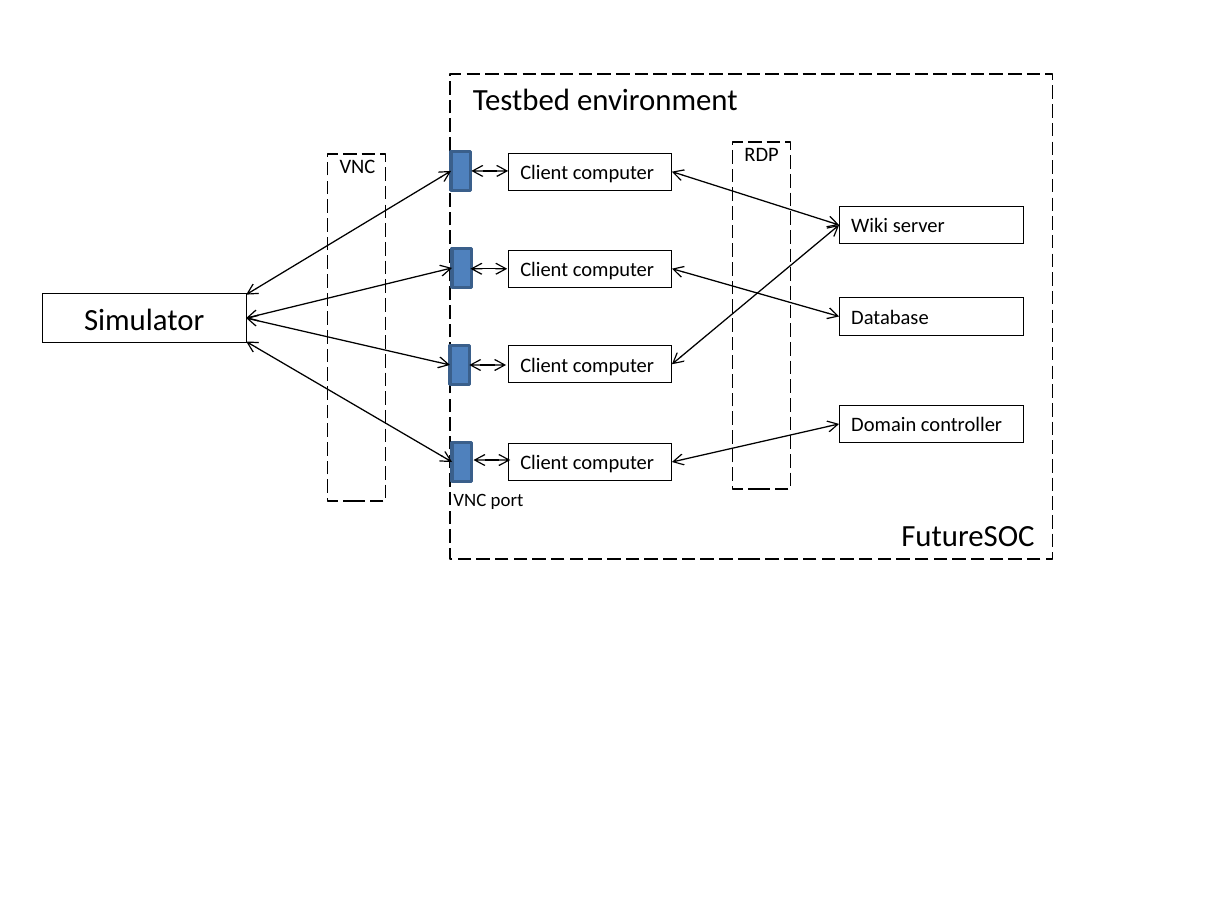
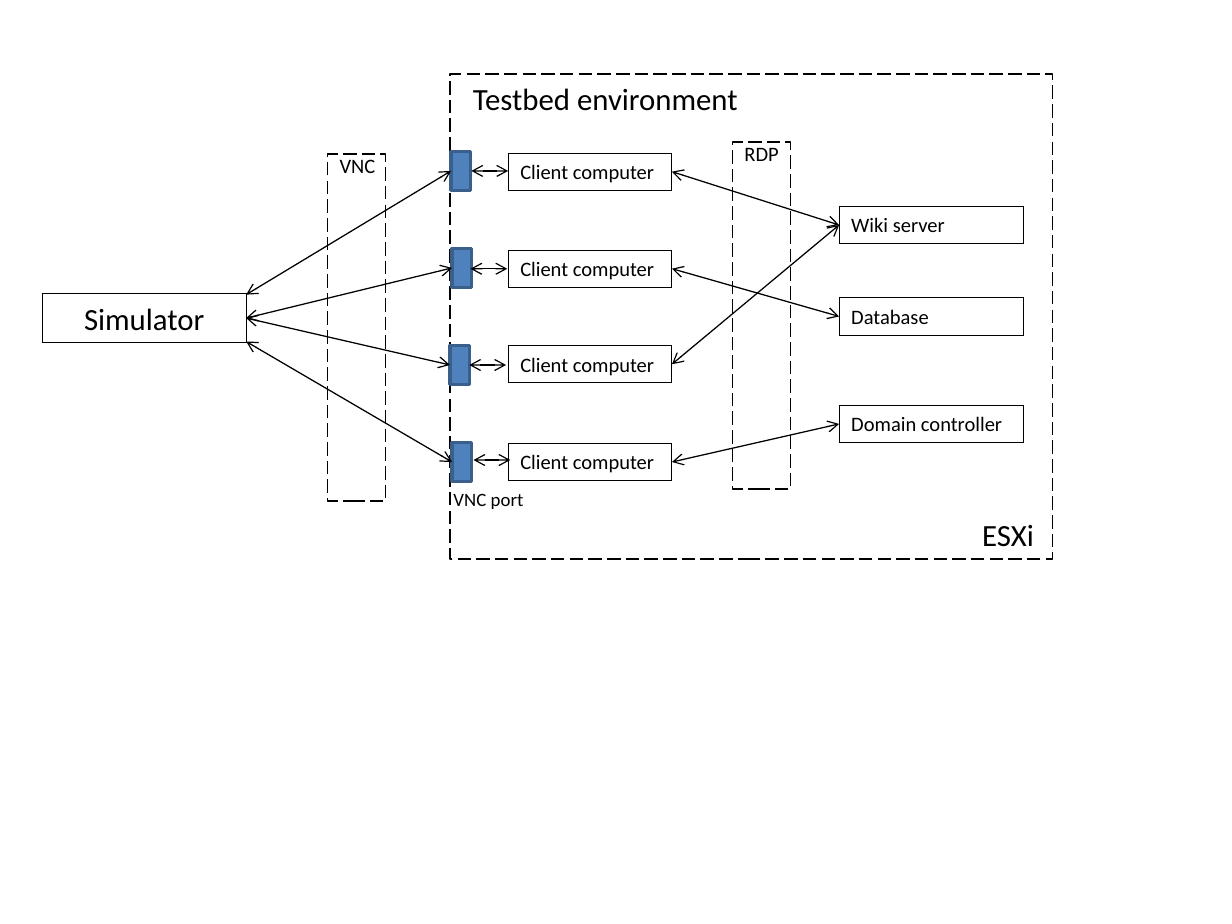
Before and after one commit to aragats/HPI, a slide deck: slide 2 of Research School/Retreat/Fall 2014/retreat release/A.Amirkhanyan/Scenario relations.pptx. Drawn at 1232x924 pixels with LibreOffice and Linux fonts; fonts in the diff are those of the drawing. Boxes give left, top, right and bottom in pixels: in the first picture for what was removed or moved away, otherwise in the second. Text is boxed around its words. In the diff, an @@ line names an element or a change of style, - is before the commit and + after.

Commit message:
update

```diff
--- a/Research School/Retreat/Fall 2014/retreat release/A.Amirkhanyan/Scenario relations.pptx
+++ b/Research School/Retreat/Fall 2014/retreat release/A.Amirkhanyan/Scenario relations.pptx
@@ text at (x1=982, y1=525, x2=1034, y2=547): text changed @@
-FutureSOC
+ESXi
```
Also in this commit, not shown: 2 slides added.
